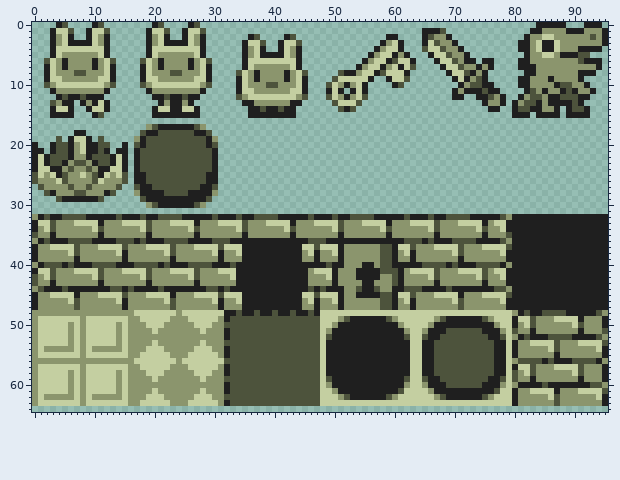
Sprite sheet -- tileset.png. The first picture shows the starting point.
The file is 96x96 pixels. Shown: x 0..95, y 0..64.
After:
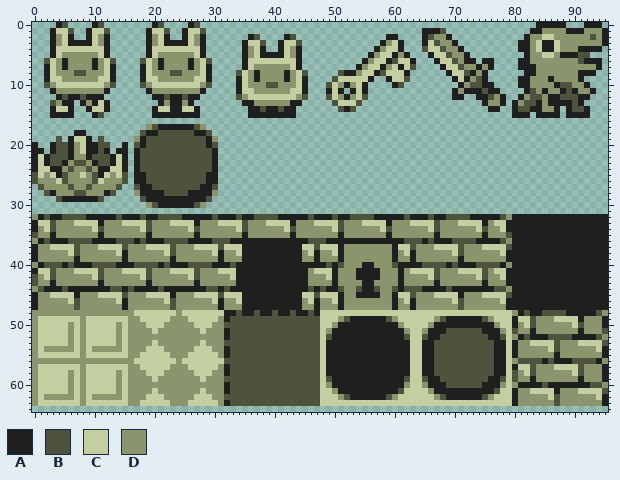
Palette (. is transparent): A #1f1f1f  B #4d533c  C #c4cfa1  D #8b956d
Commit: Rounded out shadows
Change:
y 37..39: x 58..59 BB -> DD
y 40: x 51 A -> B; x 58..60 BBA -> DDB
y 41: x 58..60 BBB -> DDD
y 42..43: x 60 B -> D
y 44: x 51 A -> B; x 60 A -> B
y 45..47: x 58..59 BB -> DD
